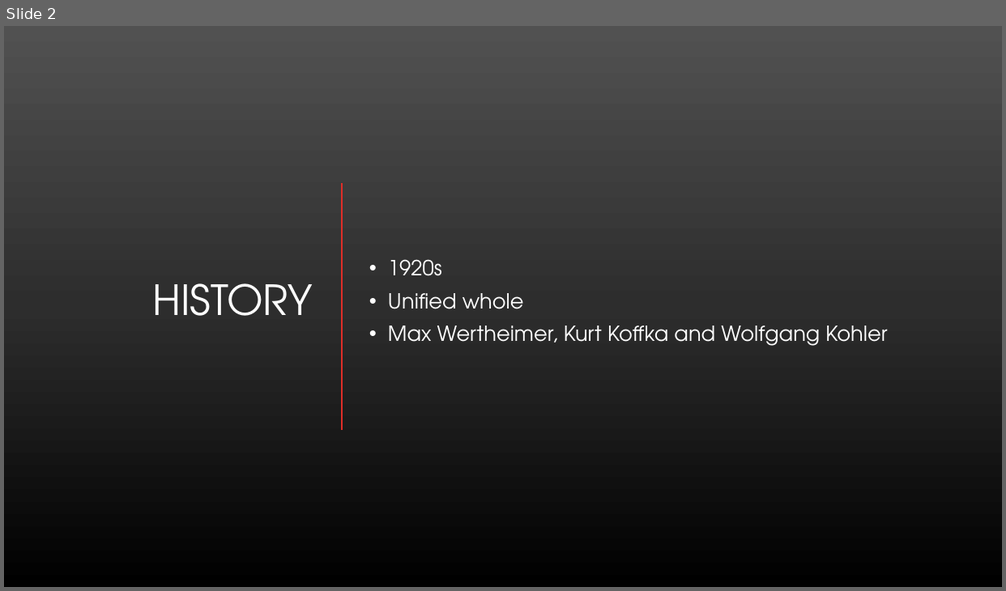
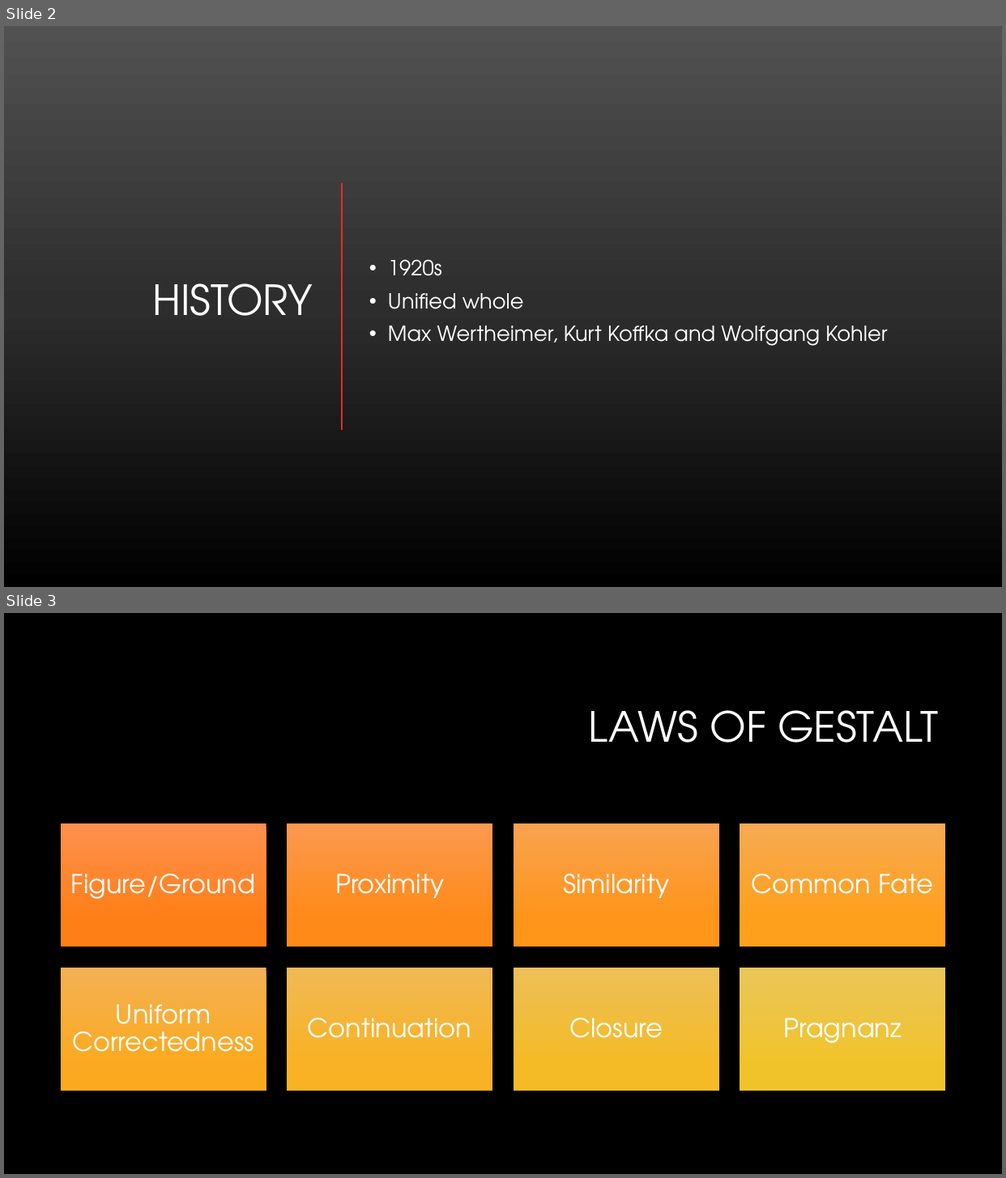
Before and after one commit to kemiller2002/gestalt, a slide deck: Gestalt.pptx. Shown one above the other, each under a label of ours: slide 2 before the commit, slides 2 and 3 after it. The pictures are 1006x591 and 1006x1178 pixels, drawn with LibreOffice and Linux fonts; fonts in the diff are those of the drawing; background and template pictures are left out. Boxes give left, top, right and bottom in pixels: in the first picture for what was removed or moved away, otherwise in the second. Text is boxed around its words. In the diff, an @@ line names an element or a change of style, - is before the commit and + after.

```diff
--- a/Gestalt.pptx
+++ b/Gestalt.pptx
@@ slide 3 added at (4,613,1002,1174), background #000000 @@
@@ title added at (588,710,938,743), 40 pt, text #FFFFFF @@
+LAWS OF GESTALT
@@ group added at (60,824,946,1092): 8 rectangles, 8 texts @@
+Figure/Ground
+Proximity
+Similarity
+Common Fate
+Uniform Correctedness
+Continuation
+Closure
+Pragnanz
```
Also in this commit, not shown: 2 slides changed, 3 other slides added, 1 other file.
